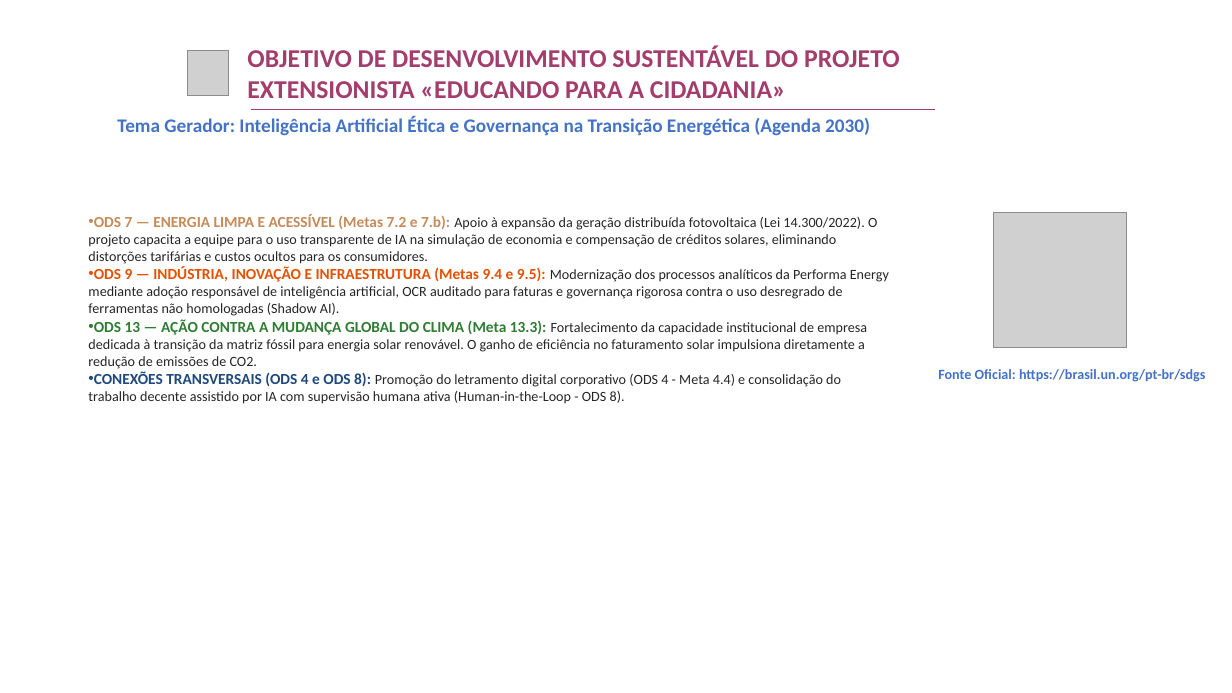
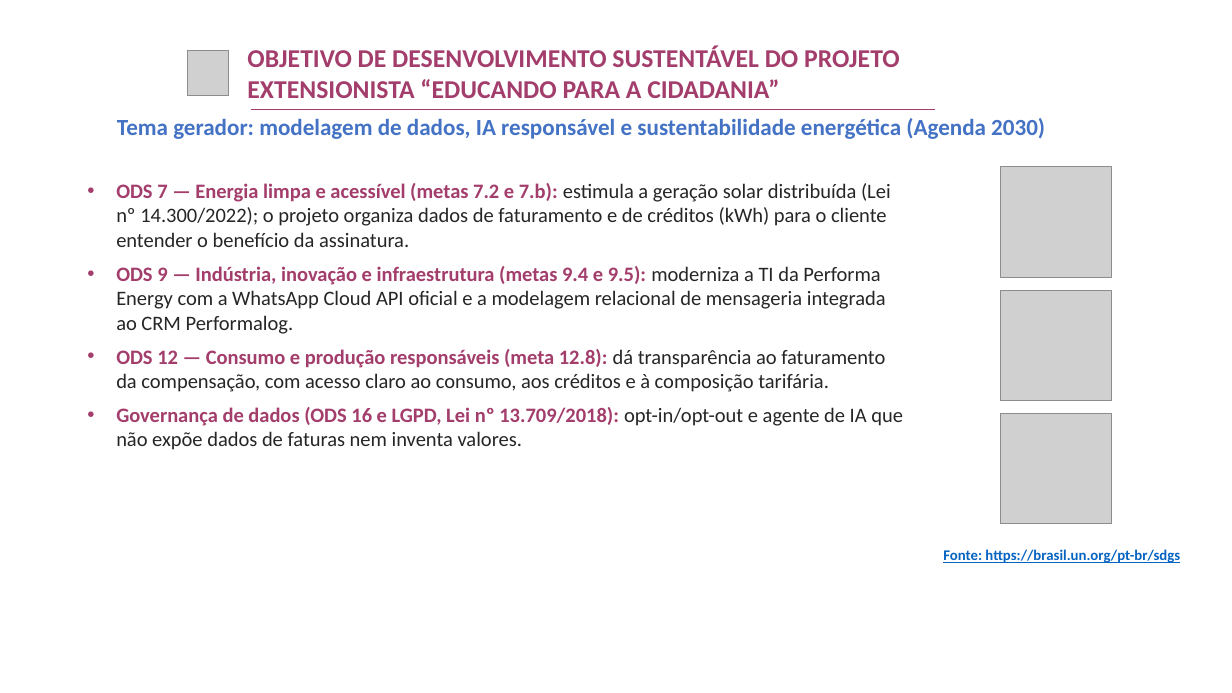
Before and after one commit to rafasants1/apex, a slide deck: slide 5 of TEMPLATE_PREENCHIDO_APEX_V_PERFORMA_ENERGY.pptx. Drawn at 1232x693 pixels with LibreOffice and Linux fonts; fonts in the diff are those of the drawing; grey boxes stand for pictures; background and template pictures are left out. Boxes give left, top, right and bottom in pixels: in the first picture for what was removed or moved away, otherwise in the second. Text is boxed around its words. In the diff, an @@ line names an element or a change of style, - is before the commit and + after.

Commit message:
feat(apex-v): aplicacao integral das correcoes ABNT/layout, pacotes modulares M1/M2 e suite Performalog Atendimento

```diff
--- a/TEMPLATE_PREENCHIDO_APEX_V_PERFORMA_ENERGY.pptx
+++ b/TEMPLATE_PREENCHIDO_APEX_V_PERFORMA_ENERGY.pptx
@@ text at <box>247,46,900,98</box>: text changed @@
-OBJETIVO DE DESENVOLVIMENTO SUSTENTÁVEL DO PROJETO EXTENSIONISTA «EDUCANDO PARA A CIDADANIA»
+OBJETIVO DE DESENVOLVIMENTO SUSTENTÁVEL DO PROJETO EXTENSIONISTA “EDUCANDO PARA A CIDADANIA”
@@ text at <box>117,118,1045,139</box>: text changed; size 15 to 18 pt @@
-Tema Gerador: Inteligência Artificial Ética e Governança na Transição Energética (Agenda 2030)
+Tema gerador: modelagem de dados, IA responsável e sustentabilidade energética (Agenda 2030)
@@ picture added at <box>1001,167,1111,277</box> @@
@@ text at <box>116,183,903,450</box>: text changed; size 11 to 16 pt @@
-• ODS 7 — ENERGIA LIMPA E ACESSÍVEL (Metas 7.2 e 7.b): Apoio à expansão da geração distribuída fotovoltaica (Lei 14.300/2022). O projeto capacita a equipe para o uso transparente de IA na simulação de economia e compensação de créditos solares, eliminando distorções tarifárias e custos ocultos para os consumidores.
-• ODS 9 — INDÚSTRIA, INOVAÇÃO E INFRAESTRUTURA (Metas 9.4 e 9.5): Modernização dos processos analíticos da Performa Energy mediante adoção responsável de inteligência artificial, OCR auditado para faturas e governança rigorosa contra o uso desregrado de ferramentas não homologadas (Shadow AI).
-• ODS 13 — AÇÃO CONTRA A MUDANÇA GLOBAL DO CLIMA (Meta 13.3): Fortalecimento da capacidade institucional de empresa dedicada à transição da matriz fóssil para energia solar renovável. O ganho de eficiência no faturamento solar impulsiona diretamente a redução de emissões de CO2.
-• CONEXÕES TRANSVERSAIS (ODS 4 e ODS 8): Promoção do letramento digital corporativo (ODS 4 - Meta 4.4) e consolidação do trabalho decente assistido por IA com supervisão humana ativa (Human-in-the-Loop - ODS 8).
+• ODS 7 — Energia limpa e acessível (metas 7.2 e 7.b): estimula a geração solar distribuída (Lei nº 14.300/2022); o projeto organiza dados de faturamento e de créditos (kWh) para o cliente entender o benefício da assinatura.
+• ODS 9 — Indústria, inovação e infraestrutura (metas 9.4 e 9.5): moderniza a TI da Performa Energy com a WhatsApp Cloud API oficial e a modelagem relacional de mensageria integrada ao CRM Performalog.
+• ODS 12 — Consumo e produção responsáveis (meta 12.8): dá transparência ao faturamento da compensação, com acesso claro ao consumo, aos créditos e à composição tarifária.
+• Governança de dados (ODS 16 e LGPD, Lei nº 13.709/2018): opt-in/opt-out e agente de IA que não expõe dados de faturas nem inventa valores.
@@ picture: place and size @@
-picture at <box>994,213,1127,348</box>
+picture at <box>1001,290,1111,400</box>
@@ picture added at <box>1001,413,1111,523</box> @@
@@ text at <box>943,549,1180,563</box>: text changed; size 11 to 11.5 pt; text colour #4472C4 to #0563C1 @@
-Fonte Oficial: https://brasil.un.org/pt-br/sdgs
+Fonte: https://brasil.un.org/pt-br/sdgs
```
Also in this commit, not shown: 19 other slides changed, 43 other files.
